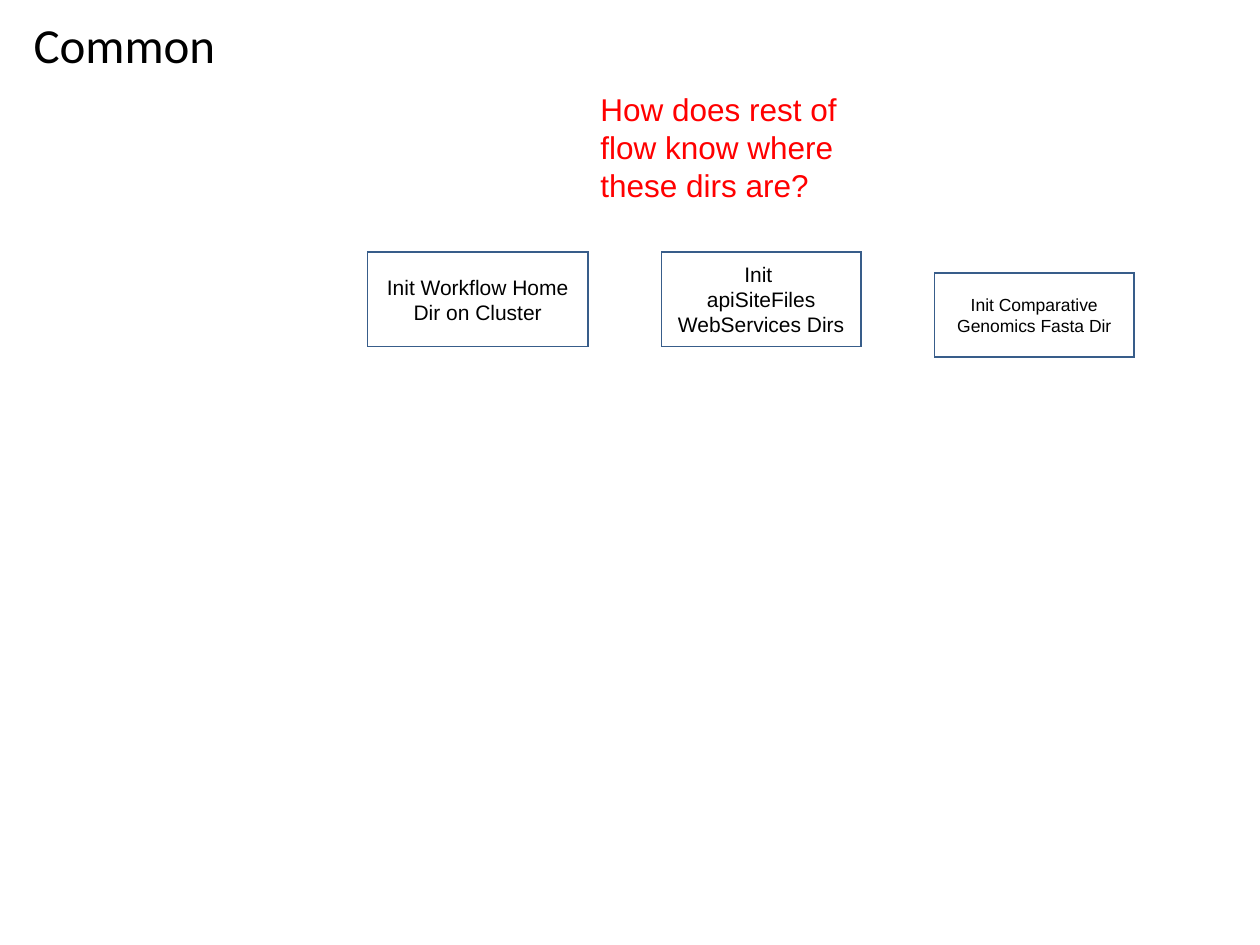
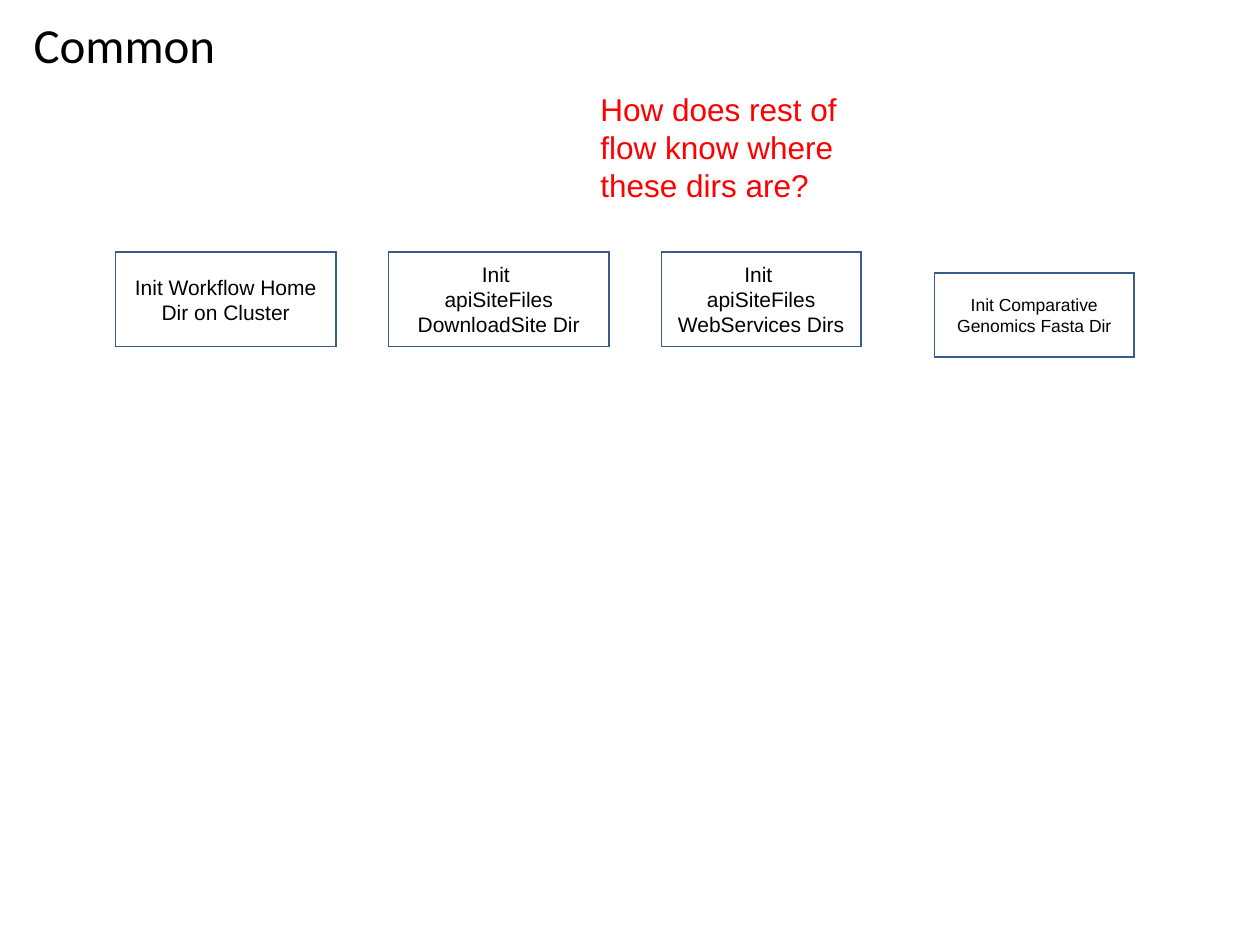
Before and after one commit to VEuPathDB/ApiCommonWorkflow, a slide deck: slide 4 of Main/doc/IntegratedWorkflow.ppt. Drawn at 1260x945 pixels with LibreOffice and Linux fonts; fonts in the diff are those of the drawing. Boxes give left, top, right and bottom in pixels: in the first picture for what was removed or moved away, otherwise in the second. Text is boxed around its words. In the diff, an @@ line names an element or a change of style, - is before the commit and + after.

```diff
--- a/Main/doc/IntegratedWorkflow.ppt
+++ b/Main/doc/IntegratedWorkflow.ppt
@@ rectangle "Init Workflow Home Dir on ...": place and size @@
-rectangle "Init Workflow Home Dir on ..." at [368, 252, 588, 346]
+rectangle "Init Workflow Home Dir on ..." at [116, 252, 336, 346]
@@ rectangle added at [388, 252, 609, 346], fill #FFFFFF, outline #385D8A 0.99 pt, 12 pt, text #000000 @@
+Init
+apiSiteFiles DownloadSite Dir
```
Also in this commit, not shown: 8 other slides changed, 2 slides added, 1 slide removed.
